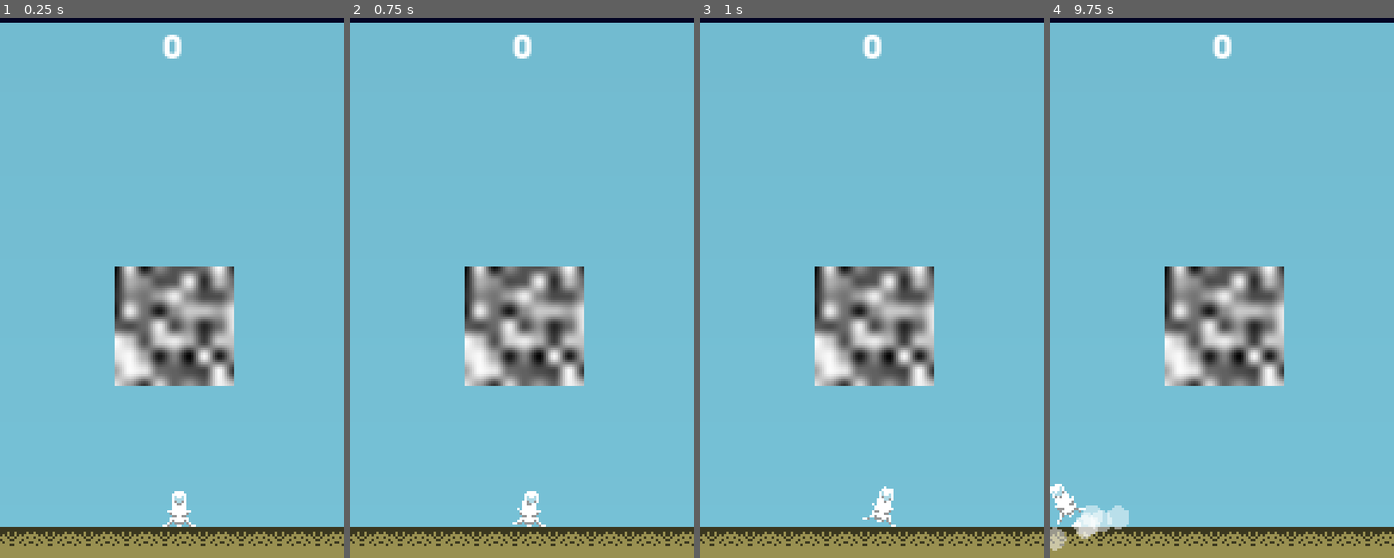
Above: before the commit, frames 1-4 (left to right).
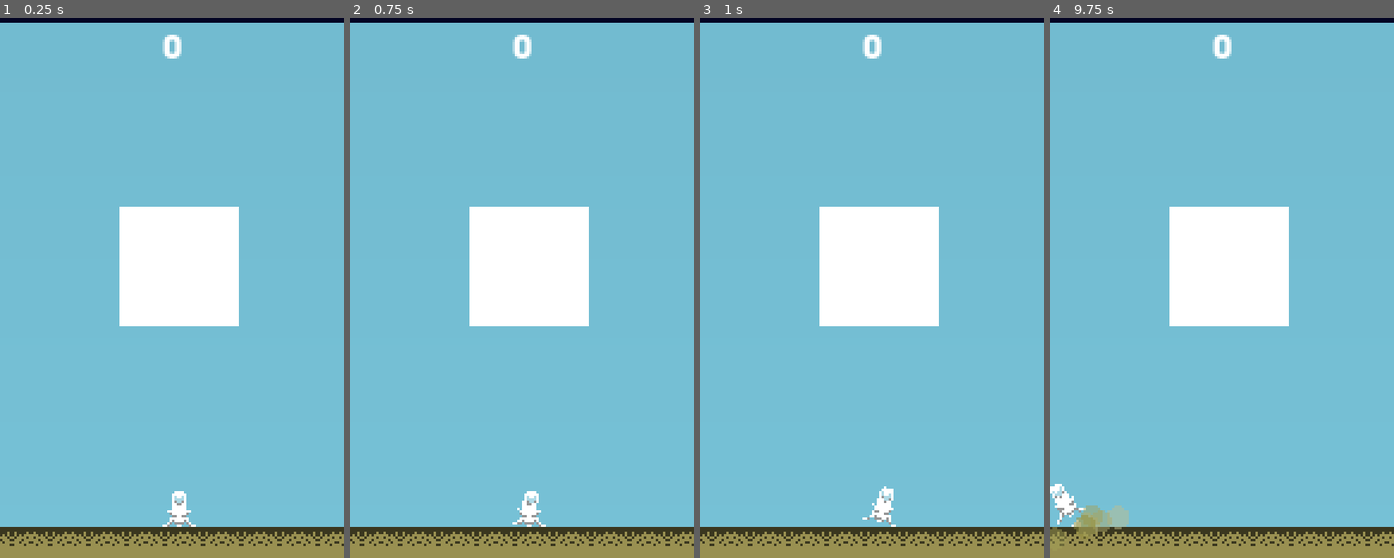
Above: after the commit, the same moments.

Repository: OddvarLookus/PlanetRush
Game: Godot game, scene res://Scenes/GameScene.tscn
Two runs of this game, one before a commit and one after it. Both use one fixed random seed, a clock stepped at 60 frames per second and the inputs below. The project has no main scene, so this scene is started directly.
Inputs:
- Up to frame 1 (0.25 s): no input
- Up to frame 2 (0.75 s): tap Enter at 0.5 s; hold D (right) from 0.53 s (still down)
- Up to frame 3 (1 s): keep holding D (right)
- Up to frame 4 (9.75 s): release D (right) at 1.28 s; hold A (left) 1.28-2.03 s; hold D (right) 2.03-2.78 s; hold W (accelerate) 2.78-3.53 s; hold A (left) 3.53-5.78 s; hold D (right) 5.78-6.53 s; hold W (accelerate) 6.53-7.28 s; hold D (right) 7.28-8.03 s; hold A (left) 8.03-9.53 s; hold W (accelerate) from 9.53 s (still down)

The runs differ from the first frame. In frame 1, 12% of the frame differs, in the area x 33-70%, y 34-69%; in frame 2, 12%; in frame 3, 12%; in frame 4, 12%, in the area x 0-70%, y 34-99%.

Commit message:
added various noise shaders

Diff:
--- a/Data/BG/Camera.gd
+++ b/Data/BG/Camera.gd
@@ -14,5 +14,6 @@
 	global_position = Vector2(144/2 - 1, player.global_position.y)
 
 	global_position.y = min(282/2 - 1, global_position.y)
+	global_position.y = floor(global_position.y)
 
 	pass
--- /dev/null
+++ b/Data/Graphics FX/cellularNoiseShader.shader
@@ -0,0 +1,44 @@
+shader_type canvas_item;
+
+uniform float noise_scale;
+
+
+float rand2d (in vec2 pos)
+{
+    return fract(sin(dot(pos, vec2(12.9898, 78.233))) * 43758.5453123);
+}
+
+vec2 rand2dvec2(in vec2 pos)
+{
+	return fract(sin( vec2(dot(pos, vec2(127.1, 311.7)), dot(pos, vec2(269.5, 183.3)))));
+}
+
+float cellularNoise(in vec2 coord)
+{
+	vec2 i = floor(coord);
+	vec2 f = fract(coord);
+
+	float min_dist = 1.5;
+	for(float x = -1.0; x <= 1.0; x++)
+	{
+		for(float y = -1.0; y <= 1.0; y++)
+		{
+			vec2 point = rand2dvec2(i + vec2(x,y)) + vec2(x,y);
+			float dist = distance(f, point);
+
+
+			min_dist = min(min_dist, dist);
+
+		}
+	}
+
+	return min_dist;
+}
+
+
+
+void fragment()
+{
+	vec2 coord = UV * noise_scale;
+	COLOR = vec4(vec3(cellularNoise(coord)), 1.0);
+}
--- /dev/null
+++ b/Data/Graphics FX/perlinNoiseShader.shader
@@ -0,0 +1,53 @@
+shader_type canvas_item;
+
+uniform float noise_scale = 5.0;
+
+float rand2d (in vec2 pos)
+{
+    return fract(sin(dot(pos, vec2(12.9898, 78.233))) * 43758.5453123);
+}
+
+vec2 rot(in vec2 vectr, in float angl)
+{
+	float x = (cos(angl) * vectr.x) - (sin(angl) * vectr.y);
+	float y = (sin(angl) * vectr.x) + (cos(angl) * vectr.y);
+	return vec2(x,y);
+}
+
+float perlinNoise(in vec2 pos)
+{
+	vec2 i = floor(pos);
+	vec2 f = fract(pos);
+
+	float tl_rot = rand2d(i) * 6.28318;
+	float tr_rot = rand2d(i + vec2(1.0, 0.0)) * 6.28318;
+	float bl_rot = rand2d(i + vec2(0.0, 1.0)) * 6.28318;
+	float br_rot = rand2d(i + vec2(1.0, 1.0)) * 6.28318;
+
+	vec2 tl_vec = rot(vec2(1.0,0.0), tl_rot);
+	vec2 tr_vec = rot(vec2(1.0,0.0), tr_rot);
+	vec2 bl_vec = rot(vec2(1.0,0.0), bl_rot);
+	vec2 br_vec = rot(vec2(1.0,0.0), br_rot);
+
+	float tl_dot = dot(tl_vec, f);
+	float tr_dot = dot(tr_vec, f - vec2(1.0,0.0));
+	float bl_dot = dot(bl_vec, f - vec2(0.0,1.0));
+	float br_dot = dot(br_vec, f - vec2(1.0, 1.0));
+
+	//vec2 cubic_t = pow(f, vec2(2.0, 2.0)) * (3.0 - 2.0 * f);
+	vec2 cubic_t = 3.0 * pow(f, vec2(2.0, 2.0)) - 2.0 * pow(f, vec2(3.0, 3.0));
+	float top_mix = mix(tl_dot, tr_dot, cubic_t.x);
+	float bot_mix = mix(bl_dot, br_dot, cubic_t.x);
+	float tot_mix = mix(top_mix, bot_mix, cubic_t.y);
+	return(tot_mix + 0.5);
+
+}
+
+void fragment()
+{
+	vec2 scaled_uv = UV * noise_scale;
+
+	float col = perlinNoise(scaled_uv);
+	COLOR = vec4(vec3(col), 1.0);
+
+}
--- /dev/null
+++ b/Data/Graphics FX/pixelNoiseShader.shader
@@ -0,0 +1,40 @@
+shader_type canvas_item;
+
+uniform float noise_size = 5.0;
+
+
+float random2d (vec2 st)
+{
+    return fract(sin(dot(st.xy, vec2(12.9898, 78.233))) * 43758.5453123);
+}
+
+float noise(vec2 st)
+{
+	vec2 i = floor(st);
+	vec2 f = fract(st);
+
+	//4 corners. takes the integer part to get the tile
+	float a = random2d(i);
+	float b = random2d(i + vec2(1.0, 0.0));
+	float c = random2d(i + vec2(0.0, 1.0));
+	float d = random2d(i + vec2(1.0, 1.0));
+
+	vec2 t = smoothstep(0.0, 1.0, f);
+
+	float topmix = mix(a,b, t.x);
+	float botmix = mix(c,d, t.x);
+	float totmix = mix(topmix, botmix, t.y);
+
+	return totmix;
+
+}
+
+void fragment()
+{
+	vec2 realCoord = UV * noise_size;
+
+	float col = noise(realCoord);
+	COLOR = vec4(vec3(col), 1.0);
+	//COLOR = vec4(floor(realCoord).x / resolution, floor(realCoord.y) / resolution, 0.0f, 1.0f);
+
+}
--- a/Scenes/Game0.tscn
+++ b/Scenes/Game0.tscn
@@ -65,7 +65,7 @@
 
 [sub_resource type="Gradient" id=11]
 offsets = PoolRealArray( 0, 0.160665, 1 )
-colors = PoolColorArray( 1, 1, 1, 0.490196, 1, 1, 1, 0.490196, 1, 1, 1, 0 )
+colors = PoolColorArray( 0.566406, 0.552751, 0.216827, 0.490196, 0.979392, 0.980469, 0.945999, 0.490196, 1, 1, 1, 0 )
 
 [sub_resource type="RectangleShape2D" id=12]
 extents = Vector2( 137, 8 )
@@ -73,46 +73,19 @@
 [sub_resource type="Shader" id=15]
 code = "shader_type canvas_item;
 
-uniform float resolution = 50.0;
-
-
-float random2d (vec2 st)
-{
-    return fract(sin(dot(st.xy, vec2(12.9898, 78.233))) * 43758.5453123);
-}
-
-float noise(vec2 st)
-{
-	vec2 i = floor(st);
-	vec2 f = fract(st);
-
-	//4 corners. takes the integer part to get the tile
-	float a = random2d(i);
-	float b = random2d(i + vec2(1.0, 0.0));
-	float c = random2d(i + vec2(0.0, 1.0));
-	float d = random2d(i + vec2(1.0, 1.0));
-
-	vec2 t = smoothstep(0.0, 1.0, f);
-
-	return mix(a, b, t.x) + (c - a)* t.y * (1.0 - t.x) + (d - b) * t.x * t.y;
-
-
-}
+
+
+
 
 void fragment()
 {
-	vec2 realCoord = UV * resolution;
-	vec2 pos = realCoord;
-
-	float col = noise(pos);
-	COLOR = vec4(vec3(col), 1.0);
-	//COLOR = vec4(floor(realCoord).x / resolution, floor(realCoord.y) / resolution, 0.0f, 1.0f);
-
-}"
+
+}
+
+"
 
 [sub_resource type="ShaderMaterial" id=14]
 shader = SubResource( 15 )
-shader_param/resolution = 8.0
 
 [node name="Game0" type="Node"]
 
@@ -285,9 +258,9 @@
 position = Vector2( -2, 1 )
 shape = SubResource( 12 )
 
-[node name="noise sprite" type="Sprite" parent="."]
+[node name="noise spr" type="Sprite" parent="."]
 material = SubResource( 14 )
-position = Vector2( 72, 155 )
+position = Vector2( 74, 130 )
 scale = Vector2( 50, 50 )
 texture = ExtResource( 15 )
 
